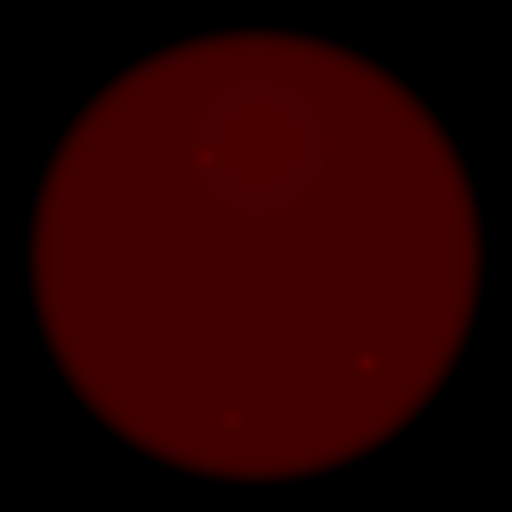
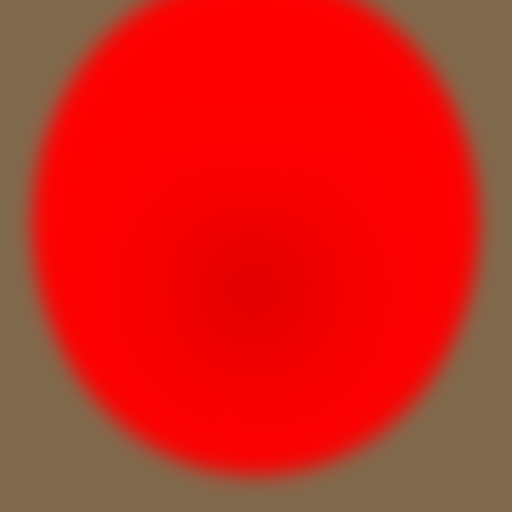
The second 512 x 512 image is a revision of the first. Changes to its layers:
hid "50%減算" over [0, 0, 512, 512]
hid group "色黒用" (10 layers) over [0, 0, 512, 512]
hid "リムシャドウ #1" over [0, 0, 512, 512]
hid "赤色フィルタ コピー" over [0, 0, 512, 512]
showed group "色白用" (9 layers) over [0, 0, 512, 512]
added layer "リムシャドウver2" in group "色白用" over [0, 0, 512, 512]
